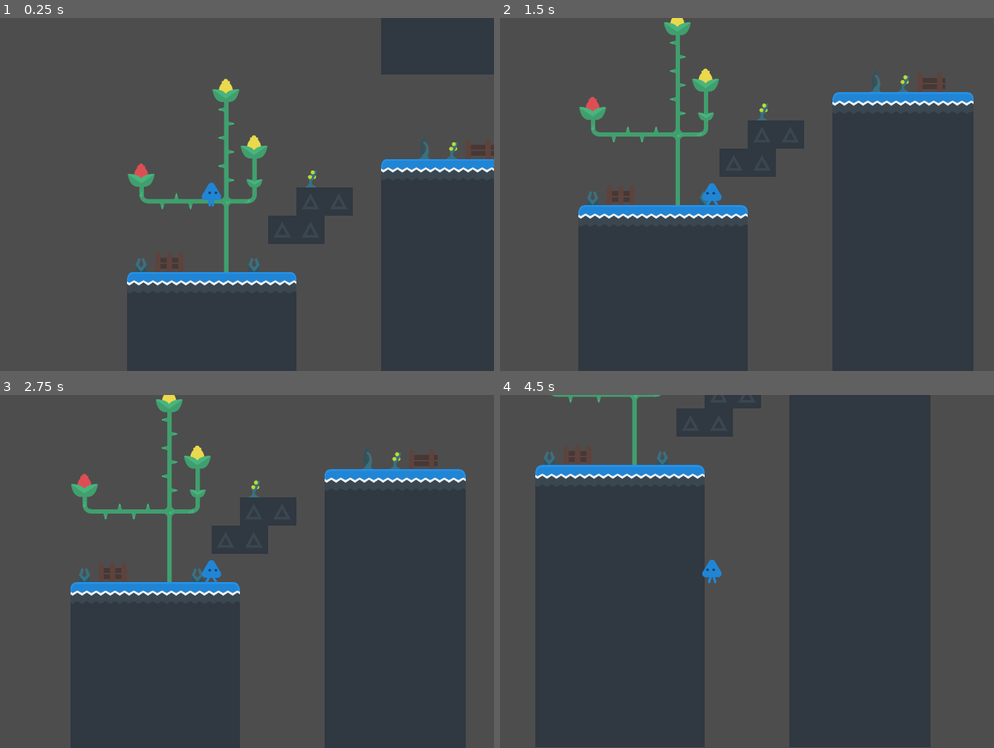
Above: before the commit, frames 1-4 (two rows, left to right).
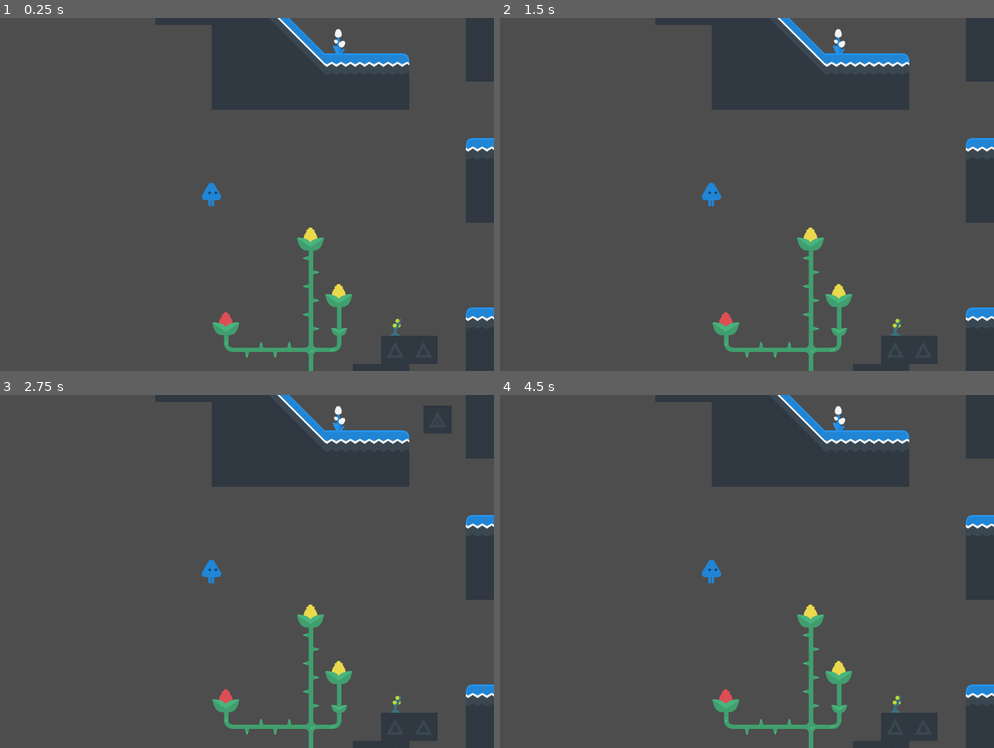
Above: after the commit, the same moments.

Repository: jacogasp/metro-jam
Game: Godot game, scene res://scenes/main.tscn
The game is run twice, just before and just after one commit, with the same random seed, the same clock (stepped at 60 frames per second) and the same inputs.
Inputs:
- Up to frame 1 (0.25 s): no input
- Up to frame 2 (1.5 s): hold Right (move_right) 0.53-1.28 s; tap Space (jump) at 0.77 s; hold Left (move_left) from 1.28 s (still down)
- Up to frame 3 (2.75 s): tap Space (jump) at 1.52 s; release Left (move_left) at 2.03 s; hold Right (move_right) from 2.03 s (still down)
- Up to frame 4 (4.5 s): tap Space (jump) at 3.02, 3.77 s; release Right (move_right) at 3.53 s; hold Left (move_left) from 3.53 s (still down)

The runs differ from the first frame. In frame 1, 35% of the frame differs, in the area x 25-100%, y 0-100%; in frame 2, 50%; in frame 3, 51%; in frame 4, 59%, in the area x 7-100%, y 0-100%.

Commit message:
Player in c++

Diff:
--- a/scenes/main.tscn
+++ b/scenes/main.tscn
@@ -927,6 +927,6 @@
 amplitude = 2.0
 
 [node name="player" parent="." instance=ExtResource("2_5tq4j")]
-position = Vector2(192, 320)
+position = Vector2(177, 192)
 
 [node name="Camera2D" type="Camera2D" parent="player"]
--- a/scenes/player.tscn
+++ b/scenes/player.tscn
@@ -1,6 +1,5 @@
-[gd_scene load_steps=9 format=3 uid="uid://dibkh0kdqa671"]
+[gd_scene load_steps=8 format=3 uid="uid://dibkh0kdqa671"]
 
-[ext_resource type="Script" path="res://scripts/player.gd" id="1_rugrl"]
 [ext_resource type="Texture2D" uid="uid://c3sfw5umx5dr7" path="res://kenney_abstract-platformer/PNG/Players/Player Blue/playerBlue_stand.png" id="1_vgdlg"]
 [ext_resource type="Texture2D" uid="uid://cul6arbbyuabg" path="res://kenney_abstract-platformer/PNG/Players/Player Blue/playerBlue_walk1.png" id="2_kpntp"]
 [ext_resource type="Texture2D" uid="uid://cx3yqgt8vbmy6" path="res://kenney_abstract-platformer/PNG/Players/Player Blue/playerBlue_walk2.png" id="3_xlnwe"]
@@ -44,8 +43,8 @@
 [sub_resource type="RectangleShape2D" id="RectangleShape2D_t57q4"]
 size = Vector2(32, 48)
 
-[node name="player" type="CharacterBody2D"]
-script = ExtResource("1_rugrl")
+[node name="player" type="Player"]
+speed = 300.0
 
 [node name="AnimatedSprite2D" type="AnimatedSprite2D" parent="."]
 sprite_frames = SubResource("SpriteFrames_0nsvt")
Not shown, changed: CMakeLists.txt
Not shown, added: CoreGame.gdextension
Not shown, added: src/player.cpp
Not shown, added: src/player.hpp
Not shown, changed: src/register_types.cpp
